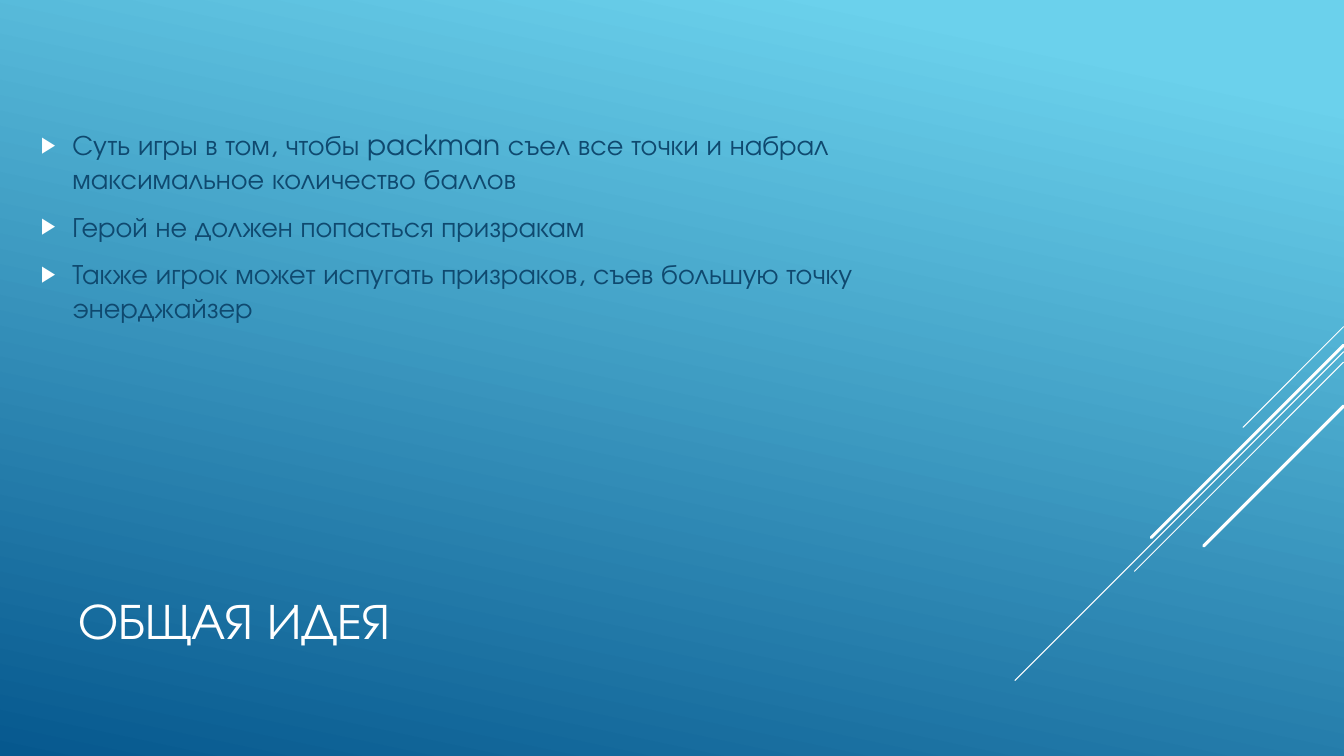
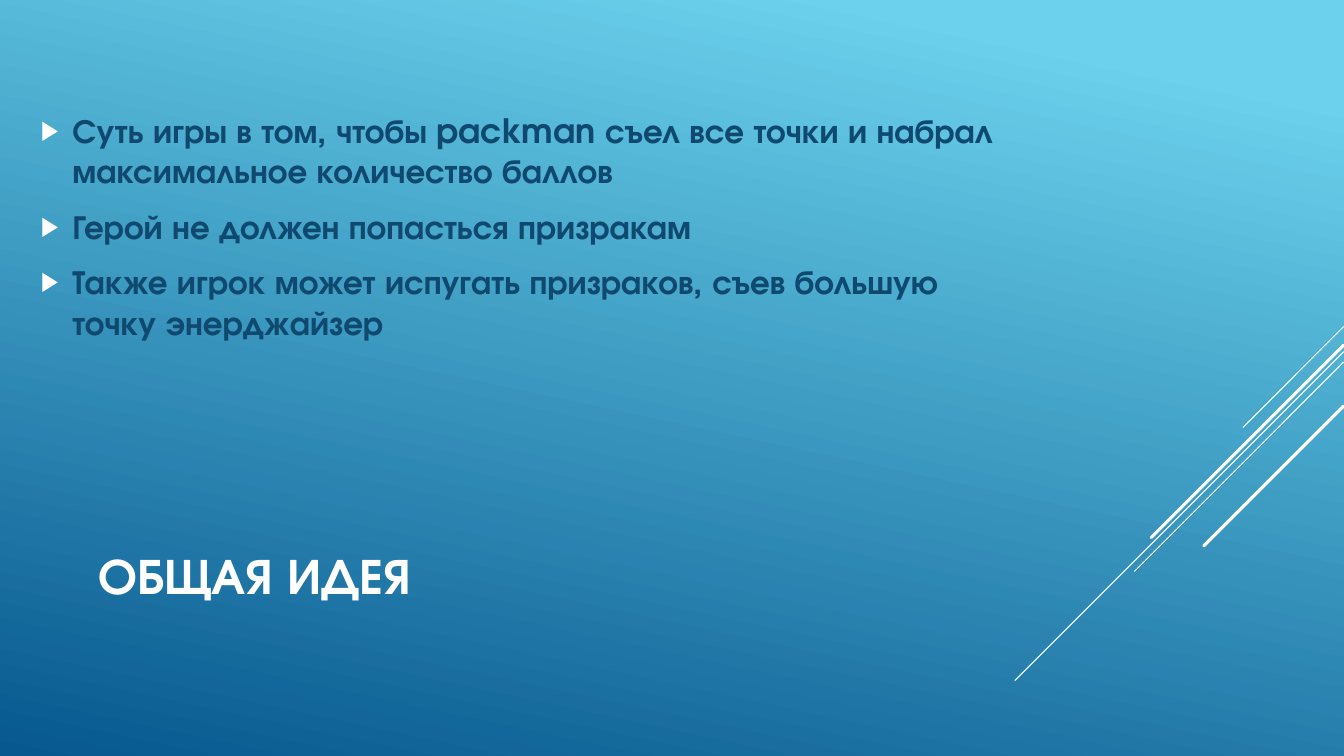
Before and after one commit to ivan-ryaz/PackMan2, a slide deck: slide 2 of Защита/Презентация.pptx. Drawn at 1344x756 pixels with LibreOffice and Linux fonts; fonts in the diff are those of the drawing. Boxes give left, top, right and bottom in pixels: in the first picture for what was removed or moved away, otherwise in the second. Text is boxed around its words. In the diff, an @@ line names an element or a change of style, - is before the commit and + after.

```diff
--- a/Защита/Презентация.pptx
+++ b/Защита/Презентация.pptx
@@ text "Суть игры в том, чтобы ..." at (72,118,993,341): size 20 to 24 pt, bold on @@
@@ title "ОБЩАЯ ИДЕЯ": place and size @@
-title "ОБЩАЯ ИДЕЯ" at (79,604,389,646)
+title "ОБЩАЯ ИДЕЯ" at (98,559,412,601)
@@ title "ОБЩАЯ ИДЕЯ" at (98,559,412,601): bold on @@
```
Also in this commit, not shown: 3 other slides changed, 2 slides added, 1 slide removed, 1 other file.
